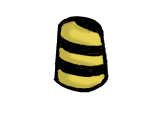
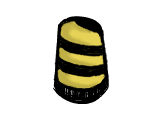
Layers edited between the first and the second 160 × 120 image:
moved "torso-3.png" above "Layer" over [53, 70, 109, 93]
showed "Layer", moved it above "Layer #1", painted on it over [53, 70, 109, 104]
